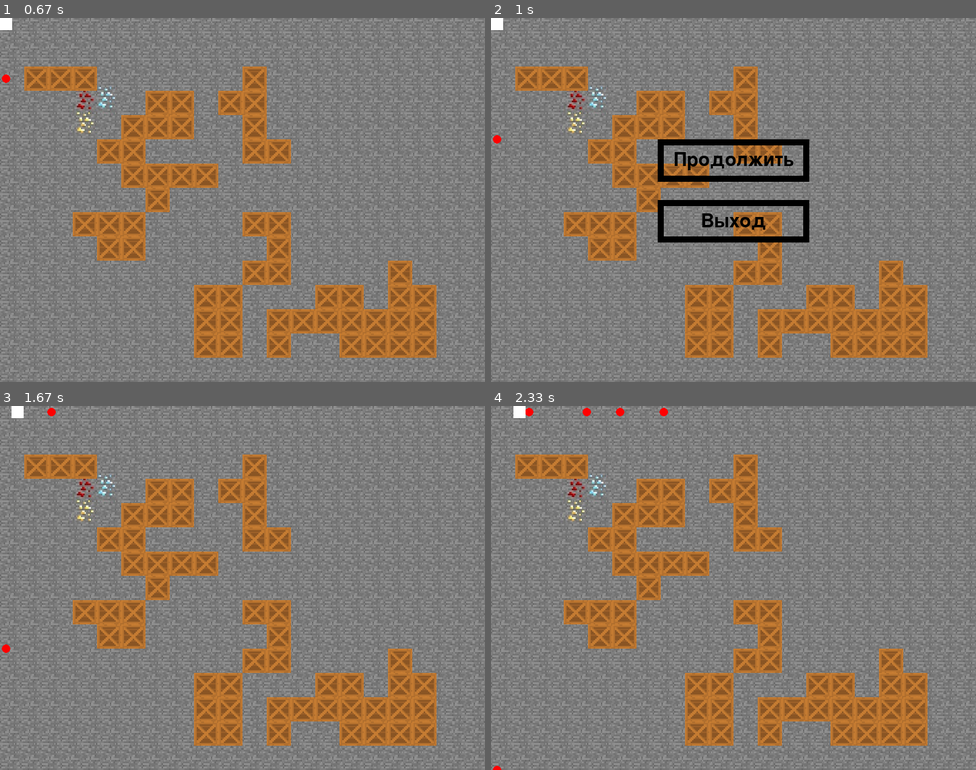
Above: before the commit, frames 1-4 (two rows, left to right).
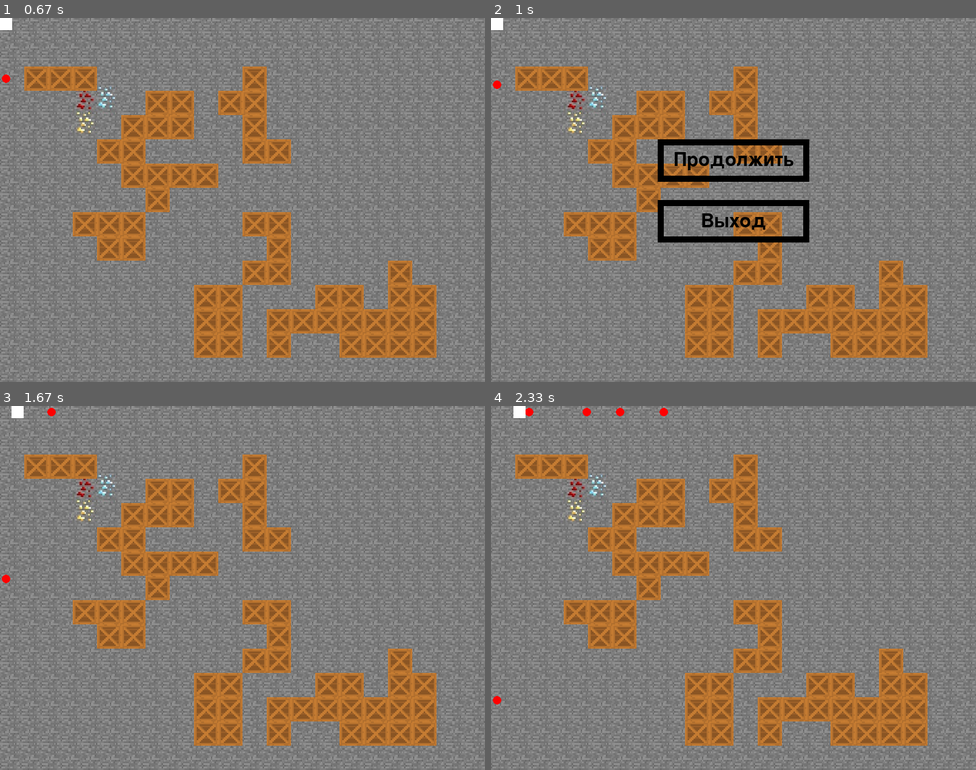
Above: after the commit, the same moments.

Repository: Pahtll/PyGameProjectDec2023
Game: pygame game, started from main.py
Same seed, same stepped clock (60 frames per second), same inputs: the game is played once before the commit and once after it.
Inputs (mouse positions are in pixels of both pictures, inside the frame that each line leads up to):
- Up to frame 1 (0.67 s): tap Space at 0.33 s
- Up to frame 2 (1 s): tap Esc at 0.67 s
- Up to frame 3 (1.67 s): click "Продолжить" at 1.05 s; hold D from 1.33 s (still down); move the mouse to (291, 668) at 1.37 s; tap Space at 1.4 s
- Up to frame 4 (2.33 s): tap Space at 1.7, 1.9, 2.23 s; release D at 1.8 s; hold W 1.83-2.13 s; hold D from 2.17 s (still down)

Frame 1 is identical in both runs. In frame 2, less than 0.1% of the frame differs, in the area x 0-3%, y 17-35%; in frame 3, less than 0.1%; in frame 4, less than 0.1%.

Commit message:
Небольшие изменения
Теперь меню приостанавливает меню при открытии. Управление выстрелом вынесено в функцию generate_bullet в класс танк. Там ей и место

Diff:
--- a/main.py
+++ b/main.py
@@ -59,7 +59,6 @@
 
     # Нажимаемые клавиши, переменная position для сохранения позиции
     keys_get_pressed = pg.key.get_pressed()
-    tank_object.move(keys_get_pressed)
 
     # Отрисовка меню, открываемое на кнопку "esc"
     menu.draw()
@@ -67,10 +66,18 @@
     # Обновление экрана
     pg.display.update()
 
-    # Передаётся класс tank1 для понимания направления танка и корректировки относительно его направления пуль
-    bullets.update(tank_object)
+    if menu.is_opened == False:
+        """Сюда пишутся все события, которые не должны происходить, когда открывается меню."""
+        # Передаётся класс tank1 для понимания направления танка и корректировки относительно его направления пуль
+        bullets.update(tank_object)
+
+        #Передвижение танка
+        tank_object.move(keys_get_pressed)
 
     for event in pg.event.get():
+
+        if menu.is_opened == False:
+            tank_object.generate_bullet(screen, bullets, event)
 
         # Открытие меню на esc
         running = menu.open(event)
@@ -79,14 +86,5 @@
             running = False
             pg.quit()
 
-        elif event.type == pg.KEYDOWN:
-            key_input = event.key
-
-            """Пришлось написать управление выстрелом сюда, так как key.get_pressed()
-            реагирует только на удержание кнопки, из-за чего получается ебучий пулемёт.
-            К сожалению альтернатрив данному методу, который реагирует только на нажатие я не нашёл
-            Кто знает как сделать иначе - делайте."""
-            if key_input == pg.K_SPACE:
-                tank_object.generate_bullet(screen, bullets)
 
 pg.quit()
--- a/menu.py
+++ b/menu.py
@@ -104,7 +104,6 @@
         if self.is_opened:
             self.button_resume.update(event)
             self.button_exit.update(event)
-
             if self.button_exit.state == 'pressed':
                 return False
 
--- a/tank.py
+++ b/tank.py
@@ -104,14 +104,17 @@
         """Получение координат коробок"""
         self.boxes_coordinates = transferred_boxes_coordinates
 
-    def generate_bullet(self, screen, bullets):
+    def generate_bullet(self, screen, bullets, event):
         """
         Каждый раз когда танк стреляет создаётся новая пуля. Пули хранятся в специальном списке со спрайтами.
         Мета-инфа: нельзя сюда впихнуть отрисовку пули bullet.drawBullet(), поскольку она в основном цикле while
         идёт после pg.display.update() (ф-ии выполняющей обновление экрана, для перерисовки его полностью)
         """
-        bullet = Bullet(screen, self)
-        bullets.add(bullet)
+
+        if event.type == pg.KEYDOWN:
+            if event.key == pg.K_SPACE:
+                bullet = Bullet(screen, self)
+                bullets.add(bullet)
 
 
     def shot(self, bullets, boxes):
Not shown, changed: .gitignore
